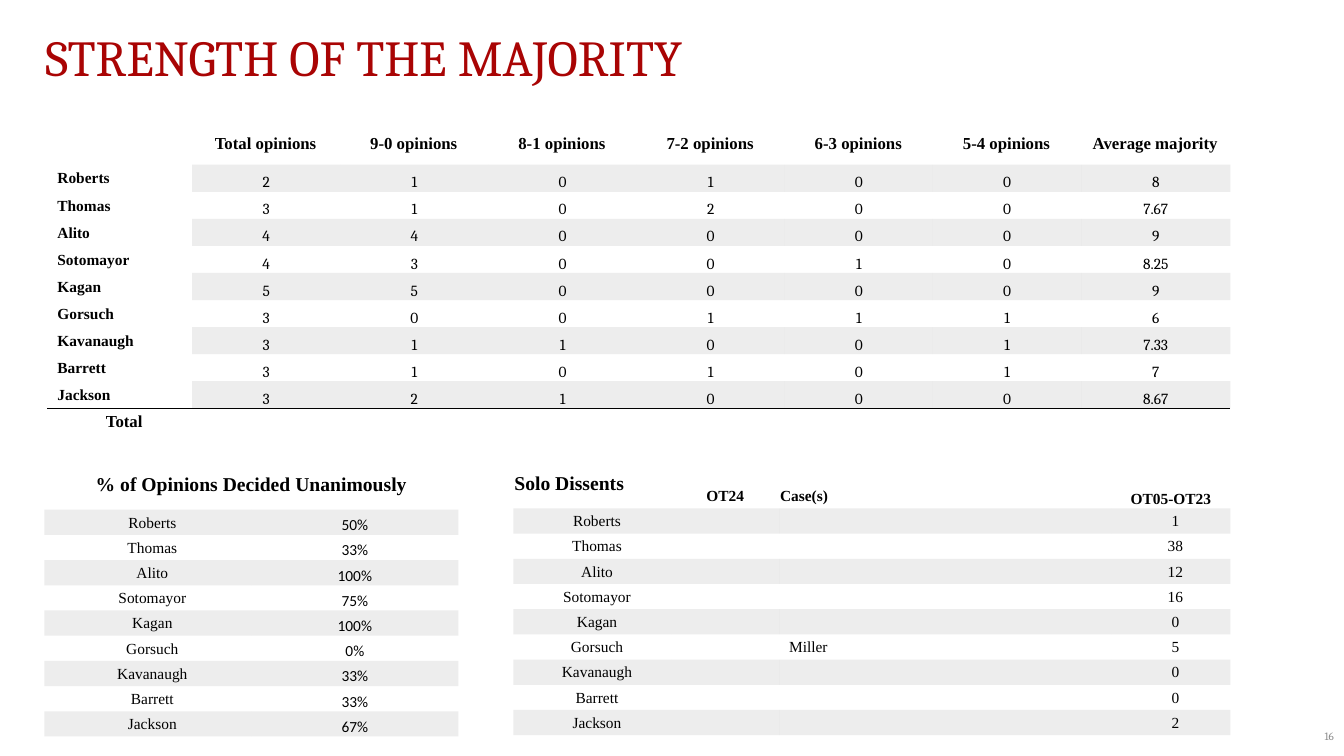
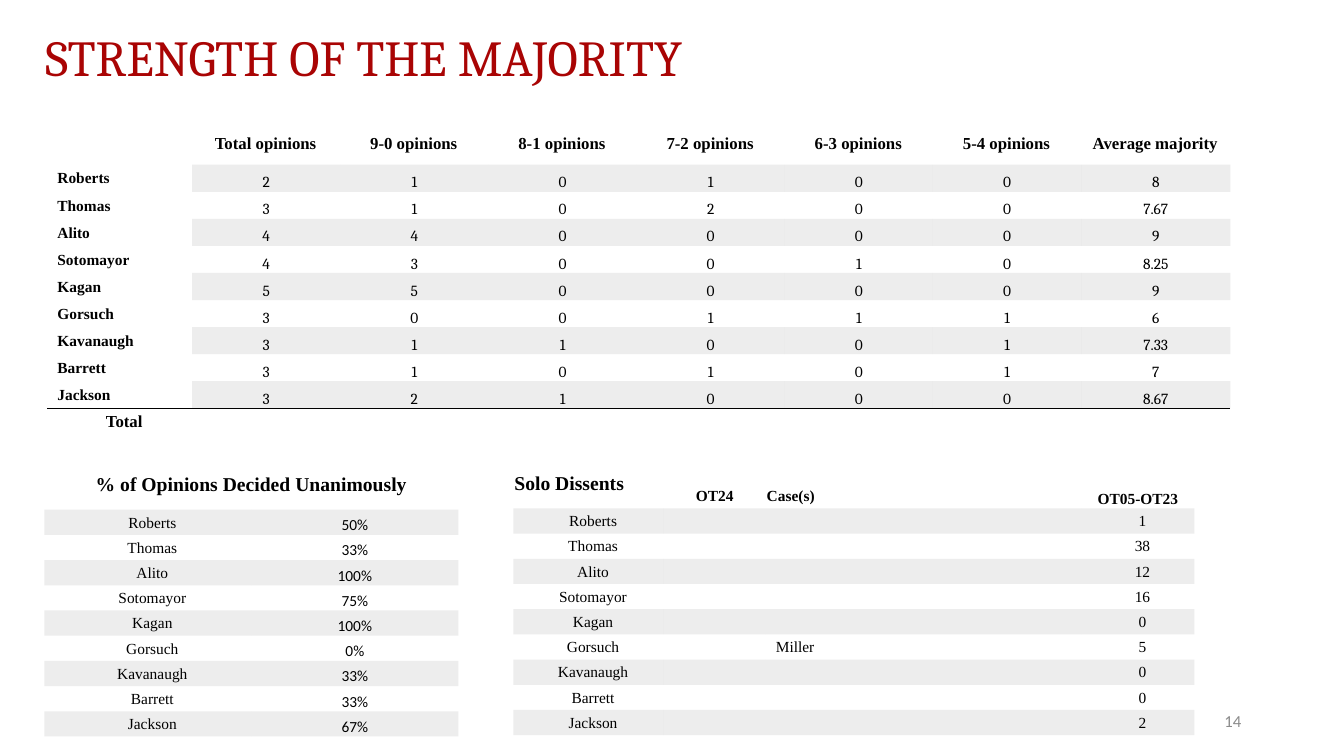
Before and after one commit to JakeTruscott/scotuswatch, a slide deck: slide 14 of Stat Reviews/OT24_StatReview/compilation/SCOTUSBlog/statpack_OT24.pptx (slide 16 before the commit). Drawn at 1344x756 pixels with LibreOffice and Linux fonts; fonts in the diff are those of the drawing. Boxes give left, top, right and bottom in pixels: in the first picture for what was removed or moved away, otherwise in the second. Text is boxed around its words. In the diff, an @@ line names an element or a change of style, - is before the commit and + after.

```diff
--- a/Stat Reviews/OT24_StatReview/compilation/SCOTUSBlog/statpack_OT24.pptx
+++ b/Stat Reviews/OT24_StatReview/compilation/SCOTUSBlog/statpack_OT24.pptx
@@ table: place and size @@
-table at (513, 459, 1230, 736)
+table at (513, 459, 1194, 736)
@@ page number added at (1224, 716, 1241, 727), 12 pt, text #8C8C8C @@
+14
@@ page number removed at (1325, 733, 1334, 740) @@
-16
```
Also in this commit, not shown: 24 other slides changed, 6 other files.
